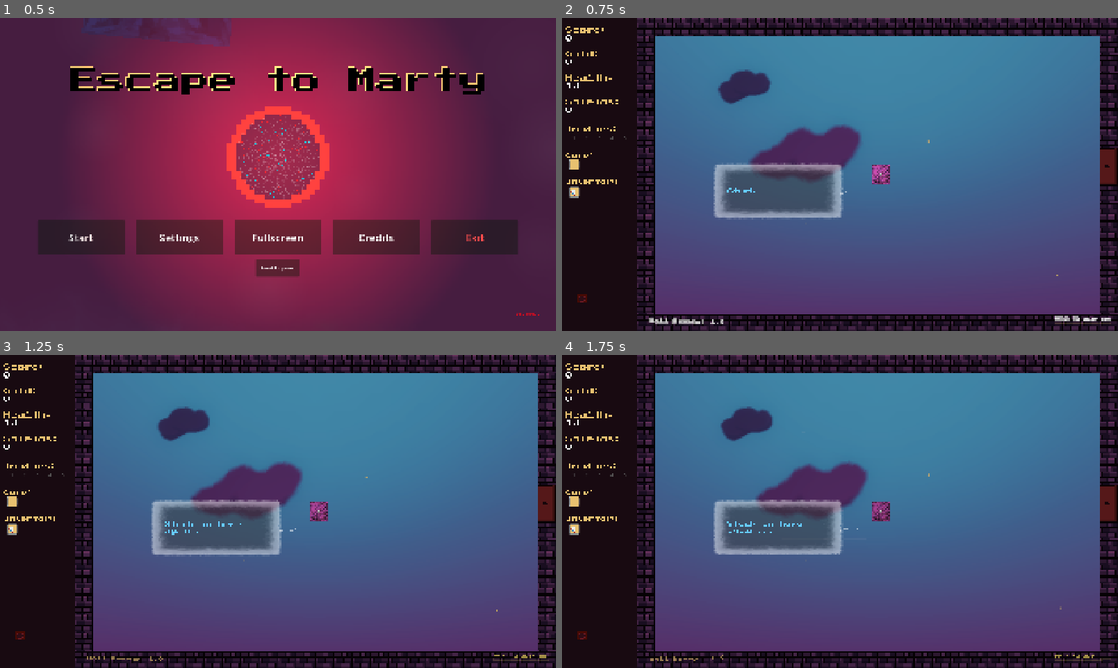
Above: before the commit, frames 1-4 (two rows, left to right).
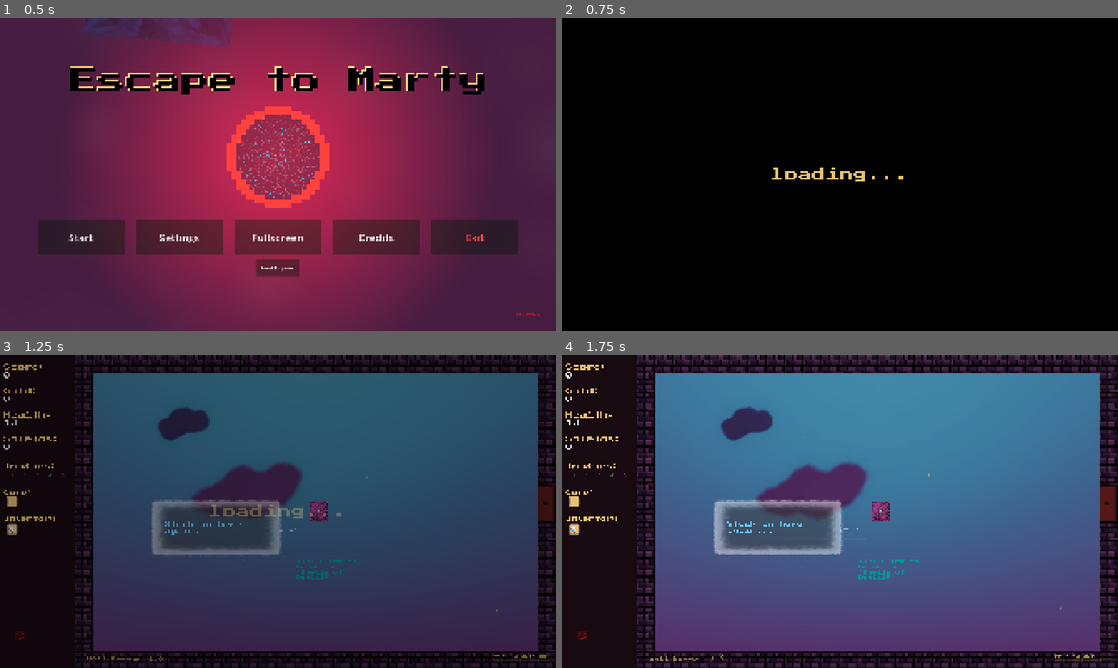
Above: after the commit, the same moments.

Repository: lostpoet999/escape_to_marty
Game: Godot game, scene res://scenes_and_scripts/ui_main_menu/main_menu.tscn
The game is run twice, just before and just after one commit, with the same random seed, the same clock (stepped at 60 frames per second) and the same inputs. Sound files missing from this copy of the repository are replaced by a short silence.
Inputs (mouse positions are in pixels of both pictures, inside the frame that each line leads up to):
- Up to frame 1 (0.5 s): no input
- Up to frame 2 (0.75 s): click "Start" at 0.5 s
- Up to frame 3 (1.25 s): no input
- Up to frame 4 (1.75 s): click (573, 502) at 1.27 s

Frame 1 is identical in both runs. In frame 2, 82% of the frame differs, in the area x 0-100%, y 0-100%; in frame 3, 72%; in frame 4, 0.2%.

Commit message:
tweaks to spider fight; added loading curtain between floors

Diff:
--- a/project.godot
+++ b/project.godot
@@ -17,7 +17,7 @@
 config/name="Escape to Marty"
 run/main_scene="res://scenes_and_scripts/ui_main_menu/main_menu.tscn"
 config/features=PackedStringArray("4.7", "GL Compatibility")
-boot_splash/bg_color=Color(0.698039, 0.317647, 0.364706, 1)
+boot_splash/bg_color=Color(0, 0, 0, 1)
 boot_splash/show_image=false
 config/icon="uid://ceqjt876orrnp"
 
@@ -33,6 +33,7 @@
 SettingsManager="*uid://bci7epy5sf36y"
 DialogDirector="*res://scenes_and_scripts/dialog/dialog_director.gd"
 SaveProgression="*res://scenes_and_scripts/singletons/save_progression.gd"
+LoadingScreen="*res://scenes_and_scripts/singletons/loading_screen.gd"
 
 [debug]
 
--- a/scenes_and_scripts/actors/enemies/specific_enemies/money_thief_spider/money_thief_spider.gd
+++ b/scenes_and_scripts/actors/enemies/specific_enemies/money_thief_spider/money_thief_spider.gd
@@ -127,10 +127,6 @@
 	pulse.tween_property(sprite, "modulate", Color(1.6, 1.6, 1.6, 1.0), 0.06)
 	pulse.tween_property(sprite, "modulate", Color.WHITE, 0.12)
 
-func _finish_escape() -> void:
-	PlayerData.spider_stolen_gold += hoard.size()
-	super()
-
 func _on_escape_started() -> void:
 	if _steal_zone != null:
 		_steal_zone.set_deferred("monitoring", false)
--- a/scenes_and_scripts/actors/enemies/specific_enemies/repayment_spider/repayment_spider.gd
+++ b/scenes_and_scripts/actors/enemies/specific_enemies/repayment_spider/repayment_spider.gd
@@ -14,8 +14,8 @@
 const WEB_SPEED_MAX: float = 195.0
 const WALL_CLEARANCE: float = 130.0
 const SPREAD_ATTEMPTS: int = 14
-const HEALTH_MIN: float = 15.0
-const HEALTH_MAX: float = 25.0
+const HEALTH_MIN: float = 12.0
+const HEALTH_MAX: float = 20.0
 
 var _pays_out: bool = false
 var _room: SpiderEncounterRoom
--- a/scenes_and_scripts/actors/enemies/specific_enemies/repayment_spider/spider_pool_spawner.gd
+++ b/scenes_and_scripts/actors/enemies/specific_enemies/repayment_spider/spider_pool_spawner.gd
@@ -1,7 +1,5 @@
 class_name SpiderPoolSpawner
 extends EnemySpawner
-
-var _reward_wave_spawned: bool = false
 
 func timer_spawn_enemy() -> void:
 	enemy_spawn_timer.wait_time = respawn_time
@@ -10,8 +8,3 @@
 		return
 	if room.has_coins_to_allocate():
 		super()
-		return
-	if room.zero_stolen and not _reward_wave_spawned:
-		var before: int = active_enemies.size()
-		super()
-		_reward_wave_spawned = active_enemies.size() > before
--- a/scenes_and_scripts/actors/enemies/specific_enemies/repayment_spider/spider_spit.gd
+++ b/scenes_and_scripts/actors/enemies/specific_enemies/repayment_spider/spider_spit.gd
@@ -1,8 +1,13 @@
 class_name SpiderSpit
 extends EnemyActions
+
+## Odds a spit tick actually throws; the rest idle. Trims coin rate without slowing WallCrawl, which shares the one action timer.
+@export var spit_chance: float = 0.7
 
 func execute_action(actor: PlacedEnemy) -> void:
 	var spider: RepaymentSpider = actor as RepaymentSpider
 	if spider == null:
 		return
+	if randf() >= spit_chance:
+		return
 	spider.perform_spit()
--- a/scenes_and_scripts/actors/enemies/specific_enemies/repayment_spider/spit_coin.gd
+++ b/scenes_and_scripts/actors/enemies/specific_enemies/repayment_spider/spit_coin.gd
@@ -8,6 +8,7 @@
 const OFFSCREEN_DROP_DISTANCE: float = 900.0
 const OFFSCREEN_DROP_TIME: float = 0.5
 const STRAY_FLOOR_Y: float = 1300.0
+const FACE_FRAME: int = 1
 
 @export var hurts_on_miss: bool = false ## Red spit coin: reaching the DeathWall arcs to David's heart for 1 damage before the coin is destroyed; off = a plain lost coin (death-burst drops).
 var launch_velocity: Vector2 = Vector2.ZERO
@@ -15,6 +16,7 @@
 
 func _ready() -> void:
 	super()
+	sprite.frame = FACE_FRAME
 	if hurts_on_miss:
 		sprite.modulate = MISS_TINT
 	var room: SpiderEncounterRoom = get_tree().current_scene as SpiderEncounterRoom
@@ -96,12 +98,14 @@
 	tw.tween_property(self, "position:y", position.y + OFFSCREEN_DROP_DISTANCE, OFFSCREEN_DROP_TIME)
 	await tw.finished
 
+func _advance_frame(_delta: float) -> void:
+	pass
+
 func _bezier(t: float, p0: Vector2, p1: Vector2, p2: Vector2) -> Vector2:
 	var u: float = 1.0 - t
 	return u * u * p0 + 2.0 * u * t * p1 + t * t * p2
 
 func _notify_resolved() -> void:
-	PlayerData.spider_stolen_gold = maxi(PlayerData.spider_stolen_gold - 1, 0)
 	var room: SpiderEncounterRoom = get_tree().current_scene as SpiderEncounterRoom
 	if room != null:
 		room.coin_resolved(hurts_on_miss)
--- a/scenes_and_scripts/actors/player/mouse_gestures.gd
+++ b/scenes_and_scripts/actors/player/mouse_gestures.gd
@@ -3,6 +3,7 @@
 const DEFAULT_CLICK_DMG: float = 1.0
 const BARGAIN_SWEEP_MAX_STEP: float = 1.0 / 30.0
 const DEPRESSION_LIGHT: PackedScene = preload("res://scenes_and_scripts/actors/player/depression_light.tscn")
+const NO_SLOWMO_CLICK_SCALE: float = 2.0
 const EXIT_CLICK_STATES: Array[GameManager.GameState] = [
 	GameManager.GameState.CLICK_MODE,
 	GameManager.GameState.LEVEL_CLEARED,
@@ -75,6 +76,8 @@
 		var exit_click: InputEventMouseButton = event
 		if exit_click.pressed and exit_click.button_index == MOUSE_BUTTON_LEFT:
 			_try_exit_click()
+			if not is_inside_tree():
+				return
 
 	if _gestures_active():
 		if not event is InputEventMouseButton:
@@ -95,7 +98,7 @@
 				_resolve_bargain()
 			elif mouse_down: #released, detect click vs hold
 				mouse_down = false
-				if mouse_down_time <= click_vs_hold:
+				if mouse_down_time <= _click_window():
 					_handle_clicks_and_hold()
 				else:
 					_handle_anger_aoe()
@@ -257,6 +260,11 @@
 		return false
 	return button.get_meta(&"click_pickable", false)
 
+func _click_window() -> float:
+	if GameManager.current_state == GameManager.GameState.CLICK_MODE:
+		return click_vs_hold
+	return click_vs_hold * NO_SLOWMO_CLICK_SCALE
+
 func _gestures_active() -> bool:
 	if GameManager.current_state == GameManager.GameState.CLICK_MODE:
 		return true
@@ -359,10 +367,11 @@
 		return
 	if mouse_down:
 		mouse_down_time += delta
-		if mouse_down_time >= click_vs_hold and mouse_down_time - delta < click_vs_hold:
+		var window: float = _click_window()
+		if mouse_down_time >= window and mouse_down_time - delta < window:
 			_reset_hold_visuals()
-		if mouse_down_time > click_vs_hold:
-			var pct : float = minf((mouse_down_time - click_vs_hold) * anger_charge_rate / hold_duration_max, 1.0) #TODO: tie this to powerups for AE and  more anger dmg
+		if mouse_down_time > window:
+			var pct : float = minf((mouse_down_time - window) * anger_charge_rate / hold_duration_max, 1.0) #TODO: tie this to powerups for AE and  more anger dmg
 			hold_indicator_radius = ease(pct, 0.4) * 48.0
 			queue_redraw()
 	else:
--- a/scenes_and_scripts/bricks/practice_seal.gd
+++ b/scenes_and_scripts/bricks/practice_seal.gd
@@ -2,15 +2,30 @@
 extends BaseSeal
 
 @export var respawn_delay: float = 1.5
+## Starts invisible, uncollidable, and OUT of the practice_seal group until reveal() is called — for rooms where a cutscene owns the early clicks.
+@export var starts_hidden: bool = false
 
 var _practice_stages: Dictionary[GameManager.PhaseType, float]
 var _practice_armed: bool = false
 
+@onready var _practice_collision: CollisionShape2D = $CollisionShape2D
+
 func _ready() -> void:
-	add_to_group(&"practice_seal")
+	if not starts_hidden:
+		add_to_group(&"practice_seal")
 	super()
 	_practice_stages = stages.duplicate()
 	_practice_armed = true
+	if starts_hidden:
+		hide()
+		_practice_collision.set_deferred("disabled", true)
+
+func reveal() -> void:
+	if is_in_group(&"practice_seal"):
+		return
+	add_to_group(&"practice_seal")
+	show()
+	_practice_collision.set_deferred("disabled", false)
 
 func pick_random_stage() -> void:
 	if _practice_armed and stages.is_empty():
--- a/scenes_and_scripts/db_panel/db_panel.gd
+++ b/scenes_and_scripts/db_panel/db_panel.gd
@@ -105,9 +105,6 @@
 func _on_heal_btn_pressed() -> void:
 	PlayerData.change_player_health(5)
 
-func _on_stolen_gold_btn_pressed() -> void:
-	PlayerData.spider_stolen_gold += 5
-
 func populate_floor_warp() -> void:
 	for child: Node in floor_list.get_children():
 		child.queue_free()
--- a/scenes_and_scripts/db_panel/db_panel.tscn
+++ b/scenes_and_scripts/db_panel/db_panel.tscn
@@ -126,12 +126,6 @@
 theme_override_styles/normal = SubResource("StyleBoxFlat_vy6bg")
 text = "Heal"
 
-[node name="stolen_gold_btn" type="Button" parent="Panel/HBoxContainer/TrackedVariables/VBoxContainer/GridContainer" unique_id=863765940]
-layout_mode = 2
-tooltip_text = "Add 5 to the stolen-gold ledger the floor-3 climax pays back."
-theme_override_styles/normal = SubResource("StyleBoxFlat_vy6bg")
-text = "Stolen"
-
 [node name="TrackedVariable_lbl" type="Label" parent="Panel/HBoxContainer/TrackedVariables/VBoxContainer" unique_id=970531247]
 layout_mode = 2
 text = "Tracked Variables"
@@ -145,4 +139,3 @@
 [connection signal="pressed" from="Panel/HBoxContainer/TrackedVariables/VBoxContainer/GridContainer/enable_exits_btn" to="." method="_on_enable_exits_btn_pressed"]
 [connection signal="pressed" from="Panel/HBoxContainer/TrackedVariables/VBoxContainer/GridContainer/give_gold_btn" to="." method="_on_give_gold_btn_pressed"]
 [connection signal="pressed" from="Panel/HBoxContainer/TrackedVariables/VBoxContainer/GridContainer/heal_btn" to="." method="_on_heal_btn_pressed"]
-[connection signal="pressed" from="Panel/HBoxContainer/TrackedVariables/VBoxContainer/GridContainer/stolen_gold_btn" to="." method="_on_stolen_gold_btn_pressed"]
--- a/scenes_and_scripts/levels/floor_1_the_intersection/opening_cutscene.gd
+++ b/scenes_and_scripts/levels/floor_1_the_intersection/opening_cutscene.gd
@@ -21,6 +21,8 @@
 
 ## The seal used in the opening scene.
 @export var seal: BaseSeal
+## The denial practice seal, revealed once the cutscene is over (or was already seen).
+@export var practice_seal: PracticeSeal
 
 var active: bool = false
 var _break_position: Vector2
@@ -41,6 +43,7 @@
 
 func run() -> void:
 	if PlayerData.seen_cutscenes.has(CUTSCENE_ID):
+		_reveal_practice_seal()
 		return
 	PlayerData.seen_cutscenes.append(CUTSCENE_ID)
 	active = true
@@ -69,6 +72,7 @@
 		return
 	_set_tutorial_visible(true)
 	_set_exits_locked(false)
+	_reveal_practice_seal()
 	_remove_skip_prompt()
 	active = false
 
@@ -99,6 +103,12 @@
 	paddle.set_paddle_hidden(false, true)
 	_set_tutorial_visible(true)
 	_set_exits_locked(false)
+	_reveal_practice_seal()
+
+
+func _reveal_practice_seal() -> void:
+	if practice_seal != null:
+		practice_seal.reveal()
 
 
 func _set_exits_locked(locked: bool) -> void:
--- a/scenes_and_scripts/levels/floor_1_the_intersection/start_1.tscn
+++ b/scenes_and_scripts/levels/floor_1_the_intersection/start_1.tscn
@@ -4,6 +4,11 @@
 [ext_resource type="FontFile" uid="uid://ce5jk1ok7f4r5" path="res://label_settings_and_fonts/fonts/PressStart2P-Regular.ttf" id="2_45lsl"]
 [ext_resource type="PackedScene" uid="uid://cm1kspxv86400" path="res://scenes_and_scripts/bricks/open_seal.tscn" id="3_oufug"]
 [ext_resource type="Script" uid="uid://c3j3pe8lurgrc" path="res://scenes_and_scripts/levels/floor_1_the_intersection/opening_cutscene.gd" id="4_opcut"]
+[ext_resource type="Script" uid="uid://practseal0gd" path="res://scenes_and_scripts/bricks/practice_seal.gd" id="5_prac"]
+
+[sub_resource type="LabelSettings" id="LabelSettings_f1tip"]
+font = ExtResource("2_45lsl")
+font_color = Color(0, 0.59170103, 0.5938744, 1)
 
 [node name="common_room" unique_id=565861230 instance=ExtResource("1_cckqh")]
 
@@ -32,6 +37,25 @@
 position = Vector2(820, 540)
 initialize_brick_on_leveldata = false
 
-[node name="OpeningCutscene" type="Node" parent="." index="7" unique_id=1873350912 node_paths=PackedStringArray("seal") groups=["cutscene"]]
+[node name="PracticeSeal" parent="PlayArea" index="5" instance=ExtResource("3_oufug")]
+position = Vector2(679, 736)
+script = ExtResource("5_prac")
+starts_hidden = true
+initialize_brick_on_leveldata = false
+stages = Dictionary[int, float]({
+0: 3.0
+})
+
+[node name="Label2" type="Label" parent="." index="6"]
+offset_left = 1024.0
+offset_top = 704.0
+offset_right = 1280.0
+offset_bottom = 763.0
+text = "TIP: Click to break the \"Shells of Denial\""
+label_settings = SubResource("LabelSettings_f1tip")
+autowrap_mode = 3
+
+[node name="OpeningCutscene" type="Node" parent="." index="7" unique_id=1873350912 node_paths=PackedStringArray("seal", "practice_seal") groups=["cutscene"]]
 script = ExtResource("4_opcut")
 seal = NodePath("../PlayArea/OpenSeal2")
+practice_seal = NodePath("../PlayArea/PracticeSeal")
--- a/scenes_and_scripts/levels/room_base.gd
+++ b/scenes_and_scripts/levels/room_base.gd
@@ -142,6 +142,7 @@
 	if entry.content.room_type == RoomContent.ROOM_TYPES.combat:
 		DialogDirector.play(&"first_combat_room")
 	_run_cutscene_if_present()
+	LoadingScreen.lower()
 
 
 func _run_cutscene_if_present() -> void:
--- a/scenes_and_scripts/levels/spider_encounter_room.gd
+++ b/scenes_and_scripts/levels/spider_encounter_room.gd
@@ -2,14 +2,13 @@
 extends EncounterRoomBase
 
 const POUCH_SIZE: int = 3
-const TEST_STOLEN_GOLD: int = 20
+const REPAYMENT_POOL: int = 25
 const HEART_HIT_SPACING_MIN: float = 0.25
 const HEART_HIT_SPACING_MAX: float = 0.4
 
 @export var max_live_red_coins: int = 3 ## Cap on red spit coins in flight at once, encounter-wide; spiders with a full board idle their spit tick instead.
 @export var max_live_webs: int = 2 ## Cap on webs in flight at once, encounter-wide; web-blocked spiders idle their spit tick instead.
 
-var zero_stolen: bool = false
 var _next_heart_hit_time: float = 0.0
 var _unallocated: int = 0
 var _live_spiders: int = 0
@@ -21,11 +20,10 @@
 var _stage_two_max: int = 0
 
 func _ready() -> void:
-	_unallocated = TEST_STOLEN_GOLD if GameManager.test_floor_active else PlayerData.spider_stolen_gold
-	zero_stolen = _unallocated == 0
+	_unallocated = REPAYMENT_POOL
 	_initial_pool = _unallocated
 	await super()
-	if not zero_stolen and not encounter_cleared:
+	if not encounter_cleared:
 		Signalbus.encounter_progress.emit.call_deferred(1, 2, float(_initial_pool), float(_initial_pool))
 
 func allocate_pouch() -> int:
@@ -72,7 +70,7 @@
 	_check_encounter_done()
 
 func _emit_progress() -> void:
-	if zero_stolen or encounter_cleared:
+	if encounter_cleared:
 		return
 	var unresolved: int = _initial_pool - _resolved_coins
 	if unresolved > 0:
--- a/scenes_and_scripts/singletons/game_manager.gd
+++ b/scenes_and_scripts/singletons/game_manager.gd
@@ -359,6 +359,7 @@
 	get_tree().change_scene_to_packed(scene)
 
 func load_current_room()-> void:
+	LoadingScreen.raise()
 	MusicPlayer.play_song(floor_data.music, floor_data.music_volume_db)
 	get_tree().change_scene_to_packed(scene_ref)
 
--- /dev/null
+++ b/scenes_and_scripts/singletons/loading_screen.gd
@@ -0,0 +1,98 @@
+extends CanvasLayer
+
+const LABEL_SETTINGS: LabelSettings = preload("uid://dx3lg2g7p81op")
+const LOADING_TEXT: String = "loading..."
+const FONT_SIZE: int = 48
+const FADE_TIME: float = 0.35
+const MIN_HOLD_TIME: float = 0.45
+const FAILSAFE_TIME: float = 8.0
+const CURTAIN_LAYER: int = 128
+
+var _backdrop: ColorRect
+var _label: Label
+var _failsafe: Timer
+var _fade_tween: Tween
+var _raised: bool = false
+var _lowering: bool = false
+var _raised_at_msec: int = 0
+
+func _ready() -> void:
+	layer = CURTAIN_LAYER
+	process_mode = Node.PROCESS_MODE_ALWAYS
+	_build_curtain()
+	_build_failsafe()
+	visible = false
+
+func _build_curtain() -> void:
+	_backdrop = ColorRect.new()
+	_backdrop.color = Color.BLACK
+	_backdrop.mouse_filter = Control.MOUSE_FILTER_STOP
+	add_child(_backdrop)
+	_backdrop.set_anchors_and_offsets_preset(Control.PRESET_FULL_RECT)
+
+	var settings: LabelSettings = LABEL_SETTINGS.duplicate() as LabelSettings
+	settings.font_size = FONT_SIZE
+	_label = Label.new()
+	_label.text = LOADING_TEXT
+	_label.label_settings = settings
+	_label.horizontal_alignment = HORIZONTAL_ALIGNMENT_CENTER
+	_label.vertical_alignment = VERTICAL_ALIGNMENT_CENTER
+	_label.mouse_filter = Control.MOUSE_FILTER_IGNORE
+	_backdrop.add_child(_label)
+	_label.set_anchors_and_offsets_preset(Control.PRESET_FULL_RECT)
+
+func _build_failsafe() -> void:
+	_failsafe = Timer.new()
+	_failsafe.one_shot = true
+	_failsafe.timeout.connect(_on_failsafe_timeout)
+	add_child(_failsafe)
+
+func is_raised() -> bool:
+	return _raised
+
+func raise() -> void:
+	_lowering = false
+	if _raised:
+		_failsafe.start(FAILSAFE_TIME)
+		return
+	_raised = true
+	_raised_at_msec = Time.get_ticks_msec()
+	if _fade_tween != null and _fade_tween.is_valid():
+		_fade_tween.kill()
+	_backdrop.modulate.a = 1.0
+	visible = true
+	_failsafe.start(FAILSAFE_TIME)
+
+func lower() -> void:
+	if not _raised or _lowering:
+		return
+	_lowering = true
+	await RenderingServer.frame_post_draw
+	if not _lowering:
+		return
+	_start_fade_out()
+
+func _on_failsafe_timeout() -> void:
+	push_warning("LoadingScreen: room never reported ready, lowering after %.1fs" % FAILSAFE_TIME)
+	_start_fade_out()
+
+func _start_fade_out() -> void:
+	if not _raised:
+		return
+	_raised = false
+	_lowering = false
+	_failsafe.stop()
+	var held: float = float(Time.get_ticks_msec() - _raised_at_msec) / 1000.0
+	if _fade_tween != null and _fade_tween.is_valid():
+		_fade_tween.kill()
+	_fade_tween = create_tween().set_pause_mode(Tween.TWEEN_PAUSE_PROCESS)
+	var remaining_hold: float = maxf(0.0, MIN_HOLD_TIME - held)
+	if remaining_hold > 0.0:
+		_fade_tween.tween_interval(remaining_hold)
+	_fade_tween.tween_property(_backdrop, "modulate:a", 0.0, FADE_TIME)
+	_fade_tween.tween_callback(_on_fade_finished)
+
+func _on_fade_finished() -> void:
+	if _raised:
+		return
+	visible = false
--- a/scenes_and_scripts/singletons/player_data.gd
+++ b/scenes_and_scripts/singletons/player_data.gd
@@ -14,7 +14,6 @@
 var item_shields_spent: int = 0
 var pick2_vouchers: int = 0
 var shop_restock_vouchers: int = 0
-var spider_stolen_gold: int = 0
 
 var inventory: PlayerInventory
 var room_state: Dictionary = {}
@@ -70,7 +69,6 @@
 	item_shields_spent = 0
 	pick2_vouchers = 0
 	shop_restock_vouchers = 0
-	spider_stolen_gold = 0
 	room_state.clear()
 	seen_dialog_trees.clear()
 	seen_cutscenes.clear()
@@ -210,7 +208,6 @@
 		"item_shields_spent": item_shields_spent,
 		"pick2_vouchers": pick2_vouchers,
 		"shop_restock_vouchers": shop_restock_vouchers,
-		"spider_stolen_gold": spider_stolen_gold,
 		"bankruptcy_gold_per_life_bonus": bankruptcy_gold_per_life_bonus,
 		"bankruptcy_damage_per_life_bonus": bankruptcy_damage_per_life_bonus,
 		"seen_dialog_trees": seen_dialog_trees.map(func(id: StringName) -> String: return String(id)),
@@ -237,7 +234,6 @@
 	item_shields_spent = int(data.get("item_shields_spent", 0))
 	pick2_vouchers = int(data.get("pick2_vouchers", 0))
 	shop_restock_vouchers = int(data.get("shop_restock_vouchers", 0))
-	spider_stolen_gold = int(data.get("spider_stolen_gold", 0))
 	bankruptcy_gold_per_life_bonus = int(data.get("bankruptcy_gold_per_life_bonus", 0))
 	bankruptcy_damage_per_life_bonus = int(data.get("bankruptcy_damage_per_life_bonus", 0))
 	seen_dialog_trees.clear()
Not shown, added: scenes_and_scripts/singletons/loading_screen.gd.uid
